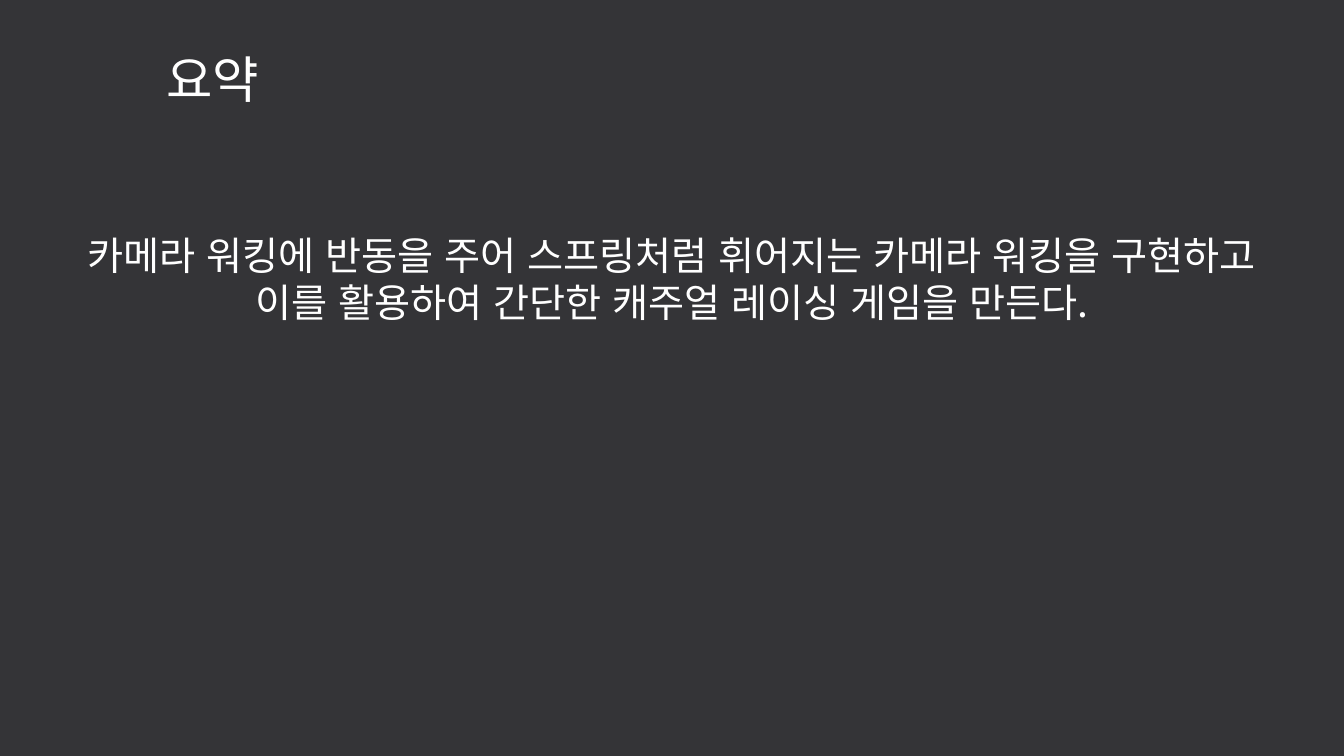
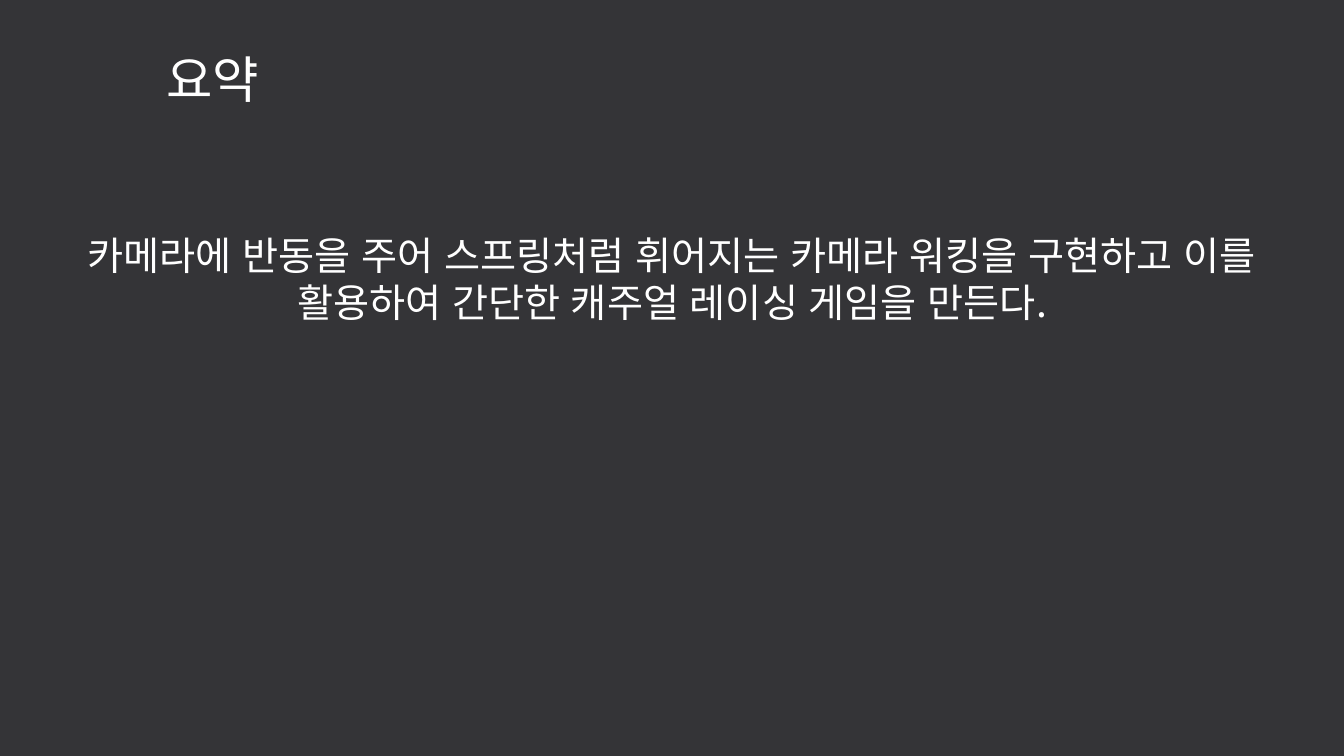
Before and after one commit to LEGO0937/Our_Project, a slide deck: slide 3 of 기획단계/졸작 제안서_α.pptx. Drawn at 1344x756 pixels with LibreOffice and Linux fonts; fonts in the diff are those of the drawing. Boxes give left, top, right and bottom in pixels: in the first picture for what was removed or moved away, otherwise in the second. Text is boxed around its words. In the diff, an @@ line names an element or a change of style, - is before the commit and + after.

```diff
--- a/기획단계/졸작 제안서_α.pptx
+++ b/기획단계/졸작 제안서_α.pptx
@@ text at bbox=[88, 237, 1256, 320]: text changed @@
-카메라 워킹에 반동을 주어 스프링처럼 휘어지는 카메라 워킹을 구현하고 이를 활용하여 간단한 캐주얼 레이싱 게임을 만든다.
+카메라에 반동을 주어 스프링처럼 휘어지는 카메라 워킹을 구현하고 이를 활용하여 간단한 캐주얼 레이싱 게임을 만든다.
```
Also in this commit, not shown: 6 other slides changed, 2 slides added, 1 slide removed, 1 other file.
